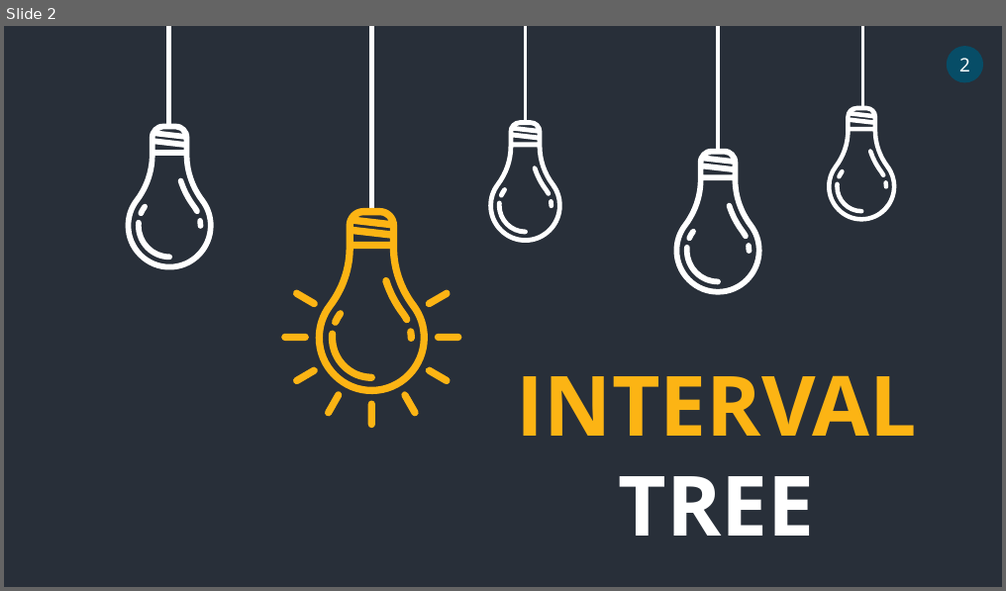
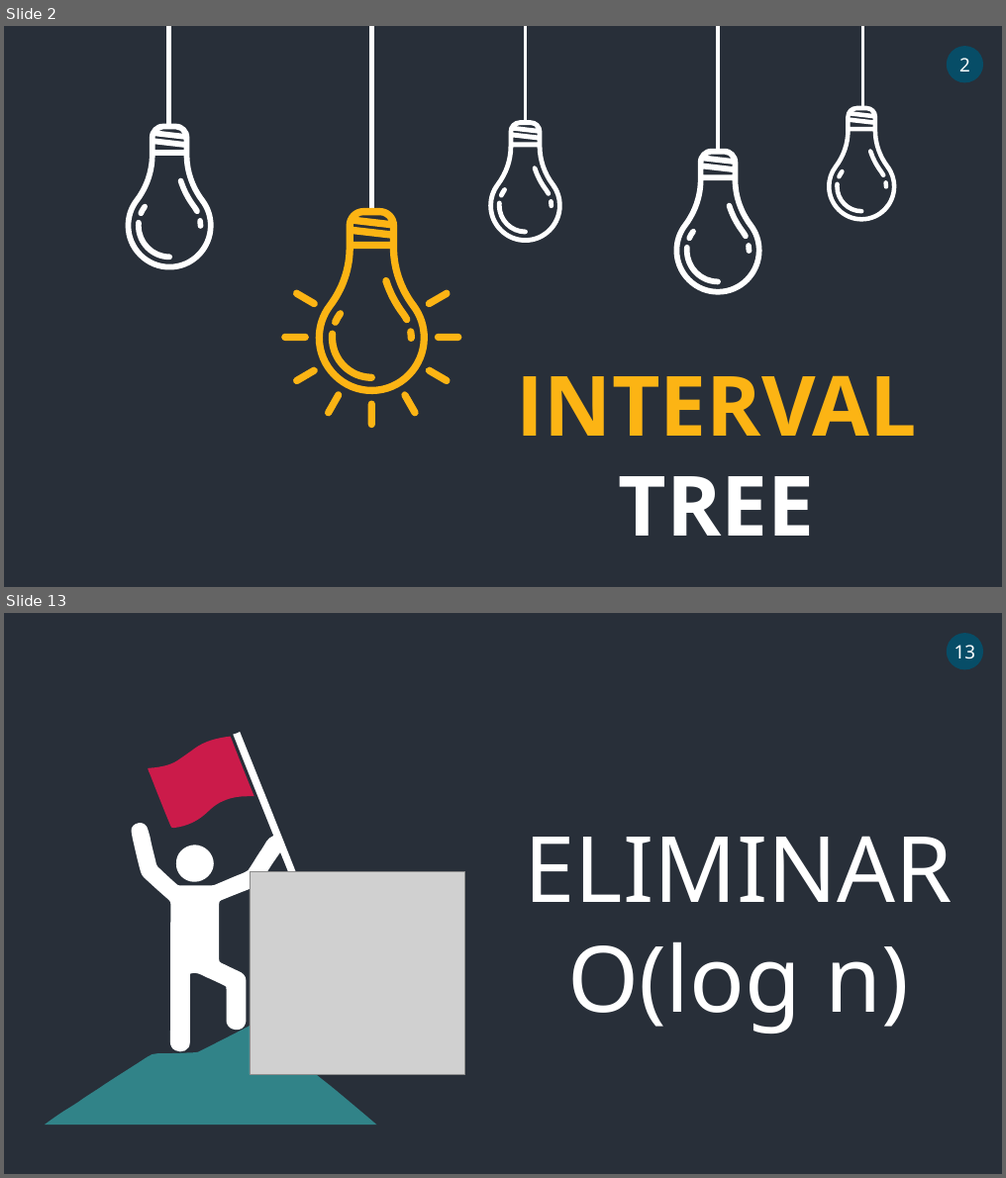
Before and after one commit to ElvisMinayaM/INTERVAL-TREE, a slide deck: INTERVAL TREE.pptx. Shown one above the other, each under a label of ours: slide 2 before the commit, slides 2 and 13 after it; the slides between them are not shown. The pictures are 1006x591 and 1006x1178 pixels, drawn with LibreOffice and Linux fonts; fonts in the diff are those of the drawing; grey boxes stand for pictures. Boxes give left, top, right and bottom in pixels: in the first picture for what was removed or moved away, otherwise in the second. Text is boxed around its words. In the diff, an @@ line names an element or a change of style, - is before the commit and + after.

```diff
--- a/INTERVAL TREE.pptx
+++ b/INTERVAL TREE.pptx
@@ slide 13 added at (x1=4, y1=613, x2=1002, y2=1174), background #282F39 @@
@@ ellipse added at (x1=946, y1=633, x2=983, y2=669), fill #074D67, 18 pt, text #FFFFFF @@
+13
@@ group added at (x1=45, y1=732, x2=377, y2=1126): 4 freeform shapes @@
@@ text added at (x1=524, y1=836, x2=952, y2=1034), 88 pt, text #FFFFFF @@
+ELIMINAR
+O(log n)
@@ picture added at (x1=250, y1=872, x2=465, y2=1075) @@
```
Also in this commit, not shown: 4 slides changed, 8 other slides added, 4 slides removed.
